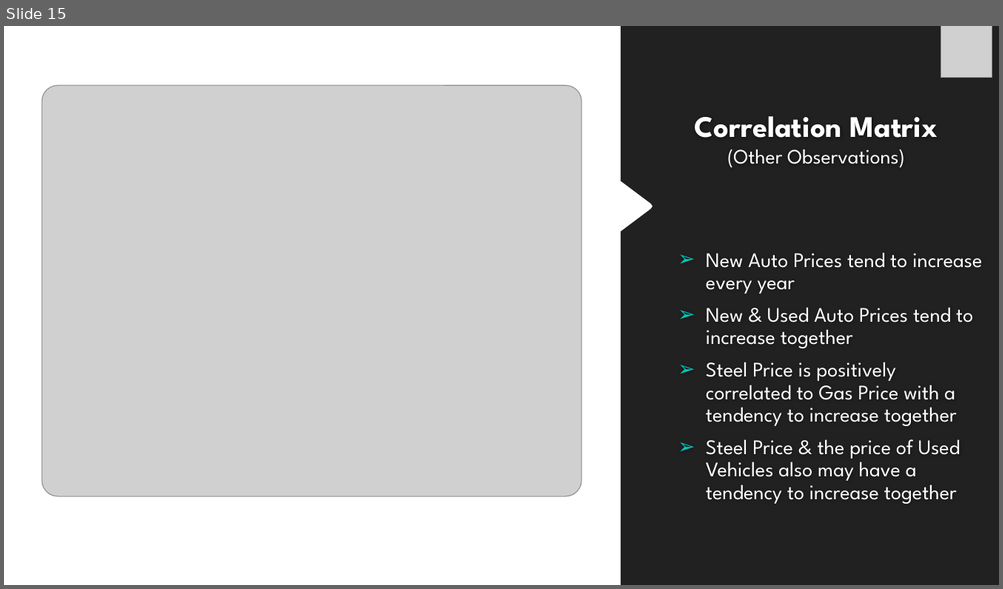
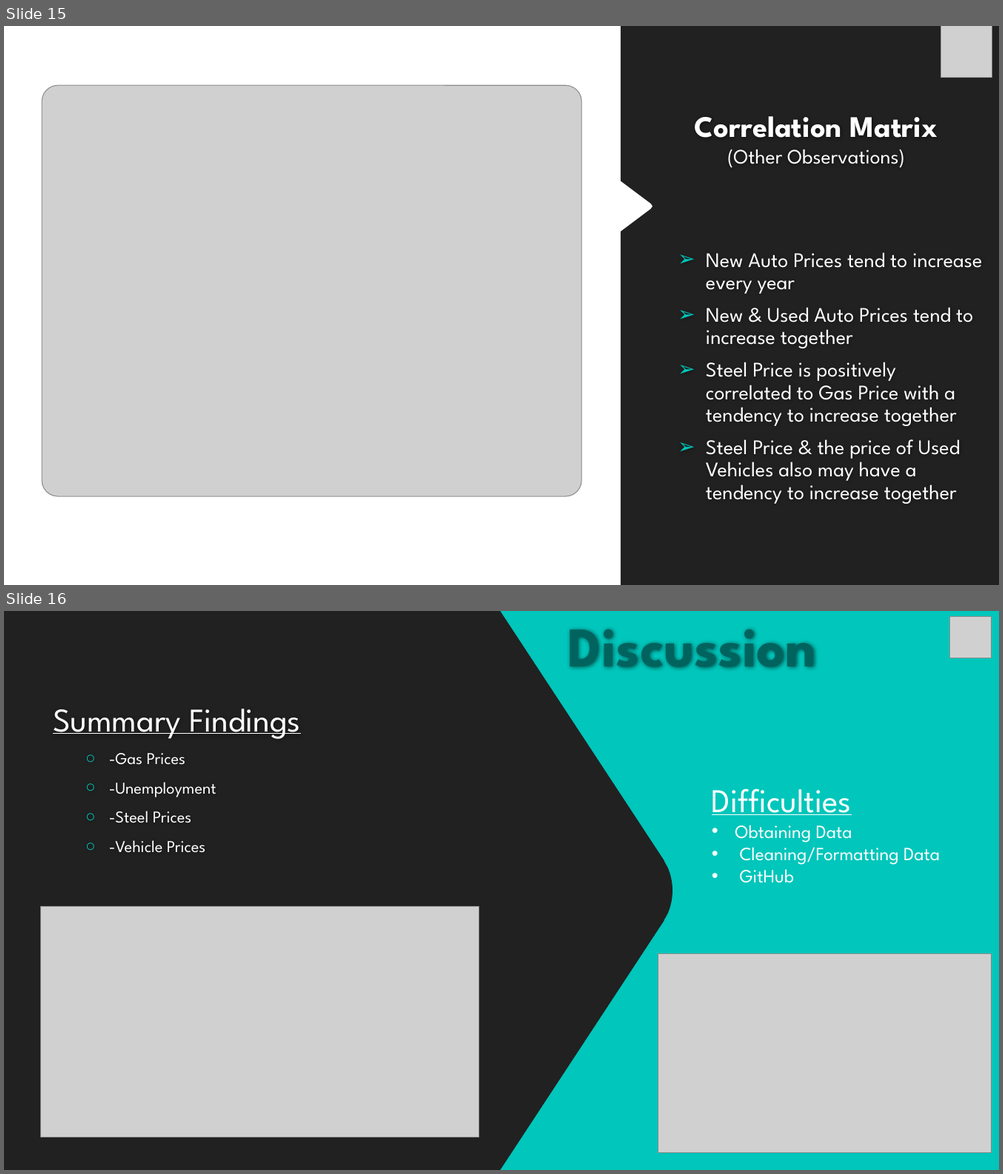
Before and after one commit to michelleherman13/auto-sales, a slide deck: Presentation/Auto_sales_DH.pptx. Shown one above the other, each under a label of ours: slide 15 before the commit, slides 15 and 16 after it. The pictures are 1003x589 and 1003x1174 pixels, drawn with LibreOffice and Linux fonts; fonts in the diff are those of the drawing; grey boxes stand for pictures; background and template pictures are left out. Boxes give left, top, right and bottom in pixels: in the first picture for what was removed or moved away, otherwise in the second. Text is boxed around its words. In the diff, an @@ line names an element or a change of style, - is before the commit and + after.

```diff
--- a/Presentation/Auto_sales_DH.pptx
+++ b/Presentation/Auto_sales_DH.pptx
@@ slide 16 added at (x1=4, y1=611, x2=999, y2=1170), background #212121 @@
@@ rectangle added at (x1=4, y1=611, x2=999, y2=1170), fill #00C6BB @@
@@ freeform shape added at (x1=4, y1=611, x2=672, y2=1170), fill #212121 @@
@@ title added at (x1=568, y1=629, x2=816, y2=669), 54 pt, text #00635D, bold @@
+Discussion
@@ picture added at (x1=949, y1=617, x2=991, y2=659) @@
@@ text added at (x1=53, y1=709, x2=301, y2=853), 16 pt, text #FFFFFF @@
+Summary Findings
+  ○ -Gas Prices
+  ○ -Unemployment
+  ○ -Steel Prices
+  ○ -Vehicle Prices
@@ text added at (x1=711, y1=789, x2=939, y2=883), 18 pt, text #FFFFFF @@
+  Difficulties
+  • Obtaining Data
+  • Cleaning/Formatting Data
+  • GitHub
@@ picture added at (x1=40, y1=907, x2=478, y2=1139) @@
@@ picture added at (x1=658, y1=954, x2=991, y2=1153) @@
```
Also in this commit, not shown: 2 slides changed, 1 slide removed.
